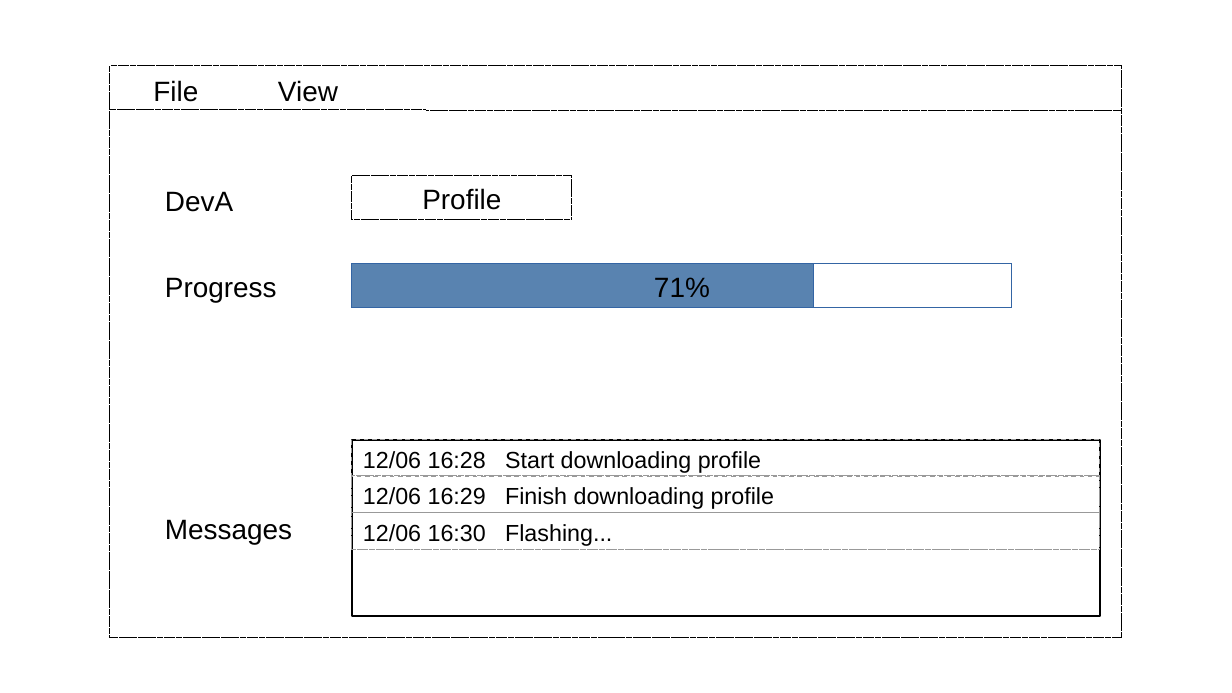
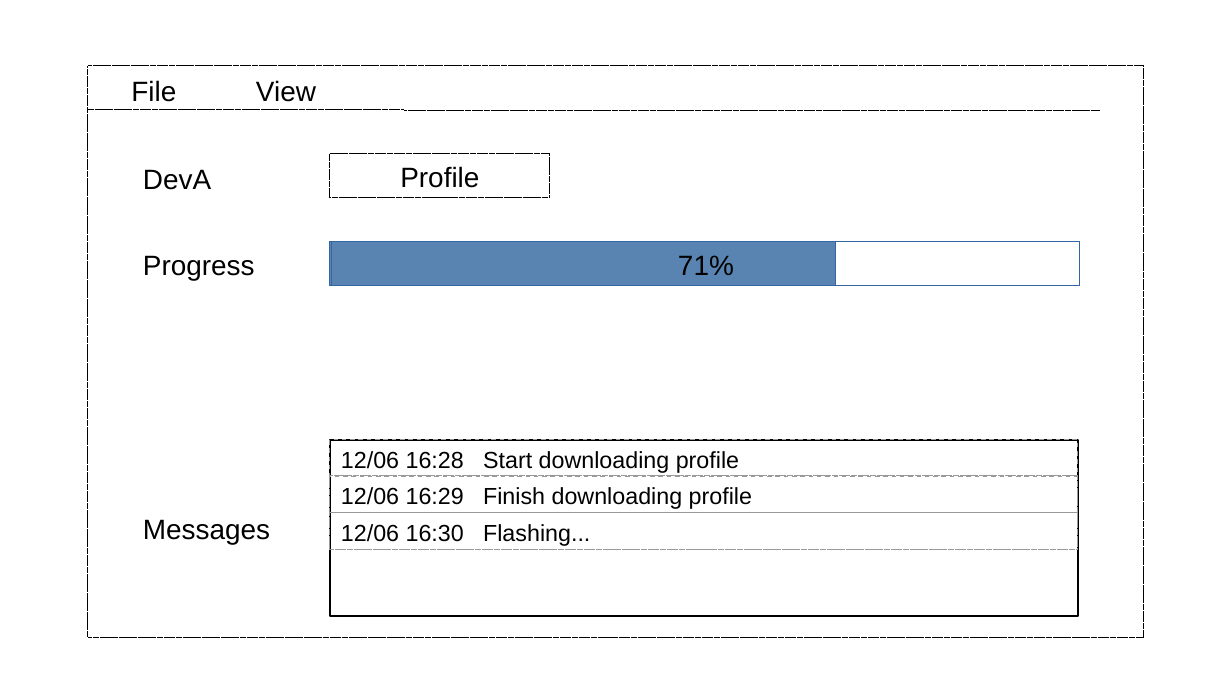
Before and after one commit to tomjpsun/obsidianVaults, a slide deck: slide 2 of DM9051A OTP 燒錄專案/Sketch.odp. Drawn at 1232x693 pixels with LibreOffice and Linux fonts; fonts in the diff are those of the drawing. Boxes give left, top, right and bottom in pixels: in the first picture for what was removed or moved away, otherwise in the second. Text is boxed around its words. In the diff, an @@ line names an element or a change of style, - is before the commit and + after.

```diff
--- a/DM9051A OTP 燒錄專案/Sketch.odp
+++ b/DM9051A OTP 燒錄專案/Sketch.odp
@@ rectangle: place and size @@
-rectangle at box(110, 66, 1122, 638)
+rectangle at box(88, 66, 1145, 638)
@@ text "View": place and size @@
-text "View" at box(278, 80, 338, 102)
+text "View" at box(256, 80, 316, 102)
@@ 4 rectangles, 2 texts, 1 line: place and size @@
-4 rectangles, 2 texts, 1 line at box(110, 80, 1122, 616)
+4 rectangles, 2 texts, 1 line at box(88, 80, 1100, 616)
@@ text "DevA": place and size @@
-text "DevA" at box(165, 191, 233, 212)
+text "DevA" at box(143, 169, 211, 190)
@@ rectangle "Profile": place and size @@
-rectangle "Profile" at box(352, 176, 572, 219)
+rectangle "Profile" at box(330, 154, 550, 198)
@@ text "Progress": place and size @@
-text "Progress" at box(165, 277, 277, 302)
+text "Progress" at box(143, 255, 255, 280)
@@ rectangle: place and size @@
-rectangle at box(352, 264, 814, 307)
+rectangle at box(330, 243, 836, 286)
@@ rectangle "71%": place and size @@
-rectangle "71%" at box(352, 264, 1013, 307)
+rectangle "71%" at box(332, 243, 1080, 286)
```
Also in this commit, not shown: 1 other file.
